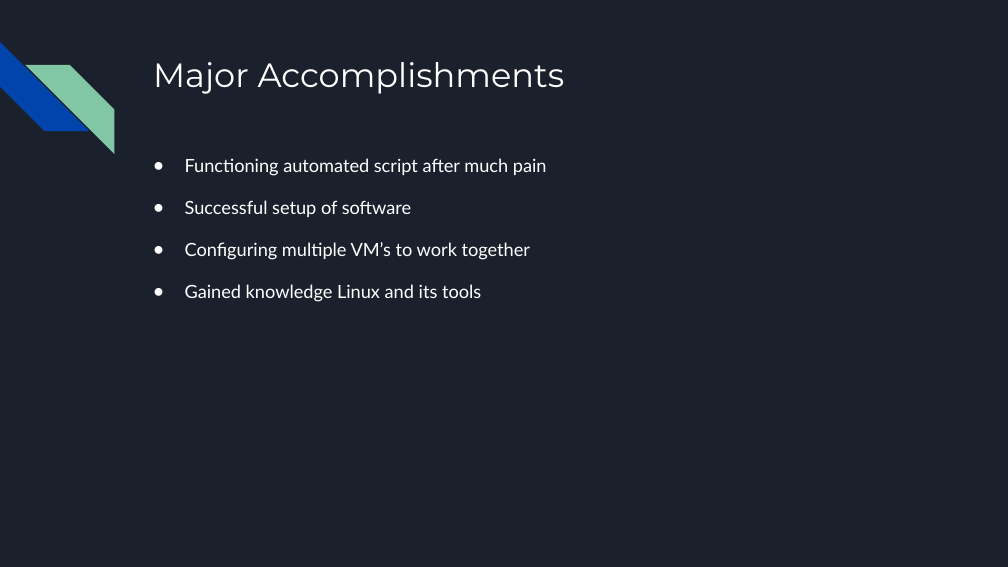
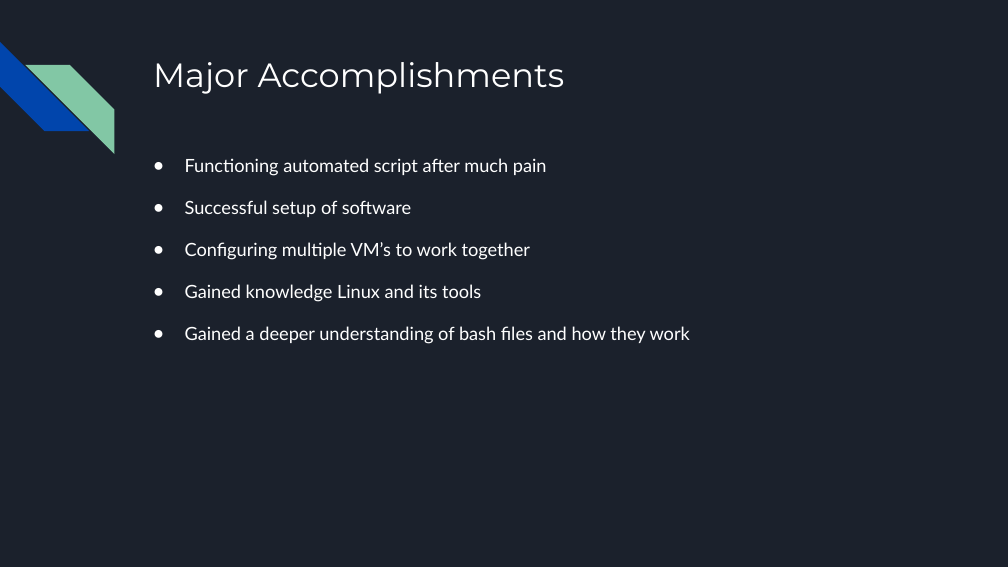
Before and after one commit to 4lex16/UnixProject, a slide deck: slide 8 of System Monitoring and Managing (1).pptx. Drawn at 1008x567 pixels with LibreOffice and Linux fonts; fonts in the diff are those of the drawing. Boxes give left, top, right and bottom in pixels: in the first picture for what was removed or moved away, otherwise in the second. Text is boxed around its words. In the diff, an @@ line names an element or a change of style, - is before the commit and + after.

```diff
--- a/System Monitoring and Managing (1).pptx
+++ b/System Monitoring and Managing (1).pptx
@@ text at <box>185,326,690,344</box>: paragraph added @@
+● Gained a deeper understanding of bash files and how they work
```
Also in this commit, not shown: 1 other slide changed.
